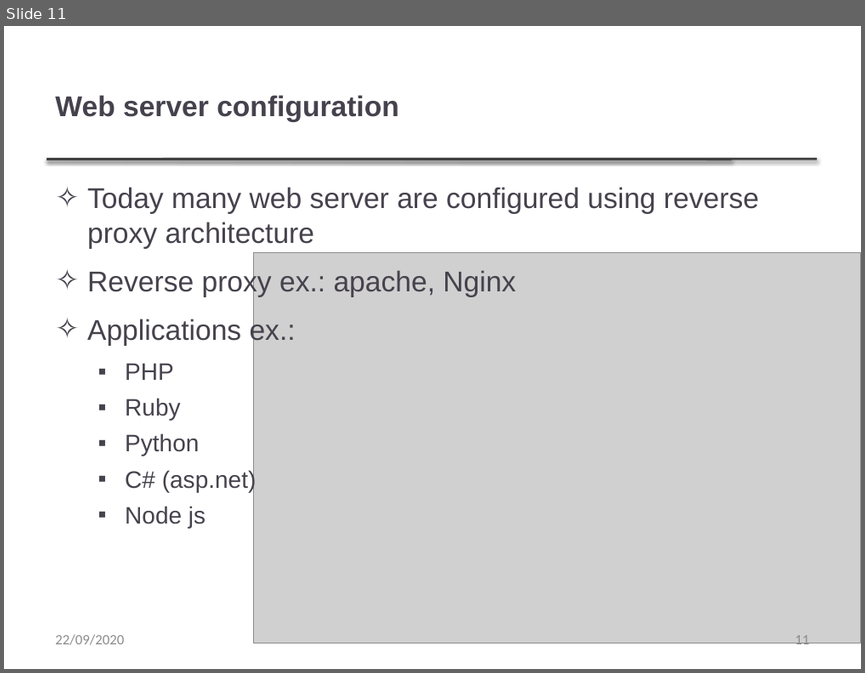
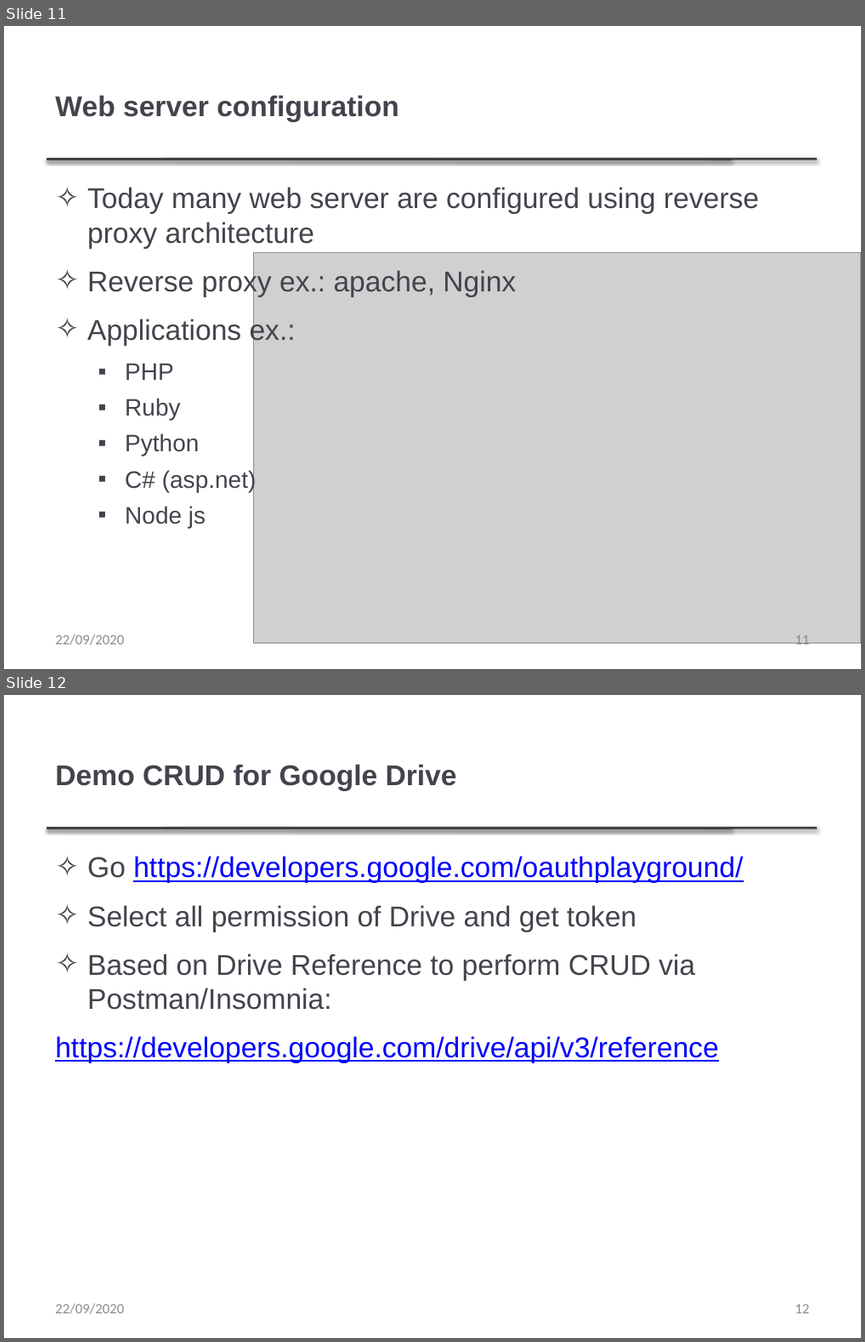
Before and after one commit to thanqminh/thanqminh.github.io, a slide deck: courses/avd/lecture3.pptx. Shown one above the other, each under a label of ours: slide 11 before the commit, slides 11 and 12 after it. The pictures are 865x673 and 865x1342 pixels, drawn with LibreOffice and Linux fonts; fonts in the diff are those of the drawing; grey boxes stand for pictures. Boxes give left, top, right and bottom in pixels: in the first picture for what was removed or moved away, otherwise in the second. Text is boxed around its words. In the diff, an @@ line names an element or a change of style, - is before the commit and + after.

Commit message:
update lecture3

```diff
--- a/courses/avd/lecture3.pptx
+++ b/courses/avd/lecture3.pptx
@@ slide 12 added at (4, 695, 861, 1338), background #FFFFFF; not listed: 2 template elements that a slide beside it also shows @@
@@ title added at (55, 764, 457, 791), 24 pt, text #46424D, bold @@
+Demo CRUD for Google Drive
@@ text added at (55, 856, 743, 1063), 24 pt, text #0000FF, underline @@
+✧ Go https://developers.google.com/oauthplayground/
+✧ Select all permission of Drive and get token
+✧ Based on Drive Reference to perform CRUD via Postman/Insomnia:
+https://developers.google.com/drive/api/v3/reference
@@ text added at (55, 1303, 124, 1314), 12 pt, text #8C8C8C @@
+22/09/2020
@@ page number added at (794, 1304, 809, 1313), 12 pt, text #8C8C8C @@
+12
```
Also in this commit, not shown: 1 other slide added.
